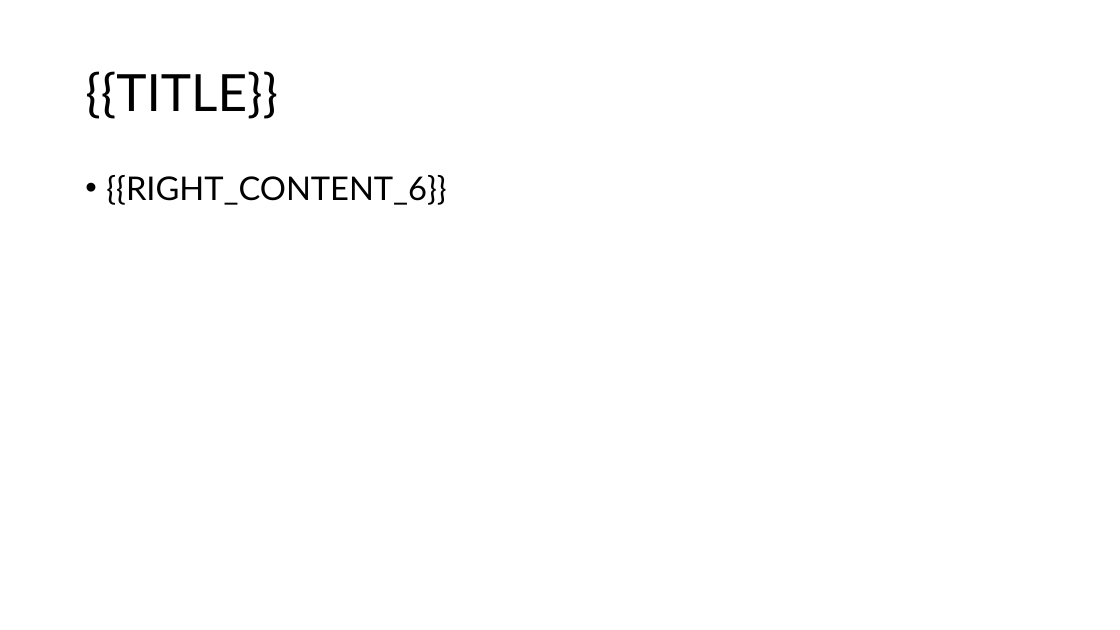
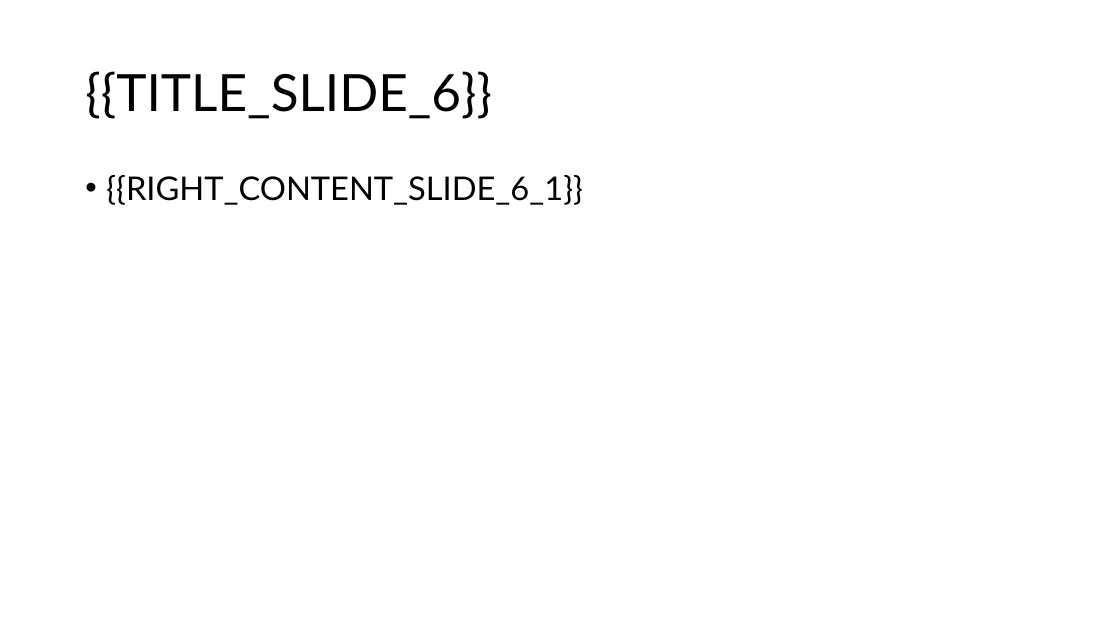
Before and after one commit to khuntAryan/Presentation_autoComplete, a slide deck: slide 6 of python-preprocessor/output/preprocessed.pptx. Drawn at 1120x630 pixels with LibreOffice and Linux fonts; fonts in the diff are those of the drawing. Boxes give left, top, right and bottom in pixels: in the first picture for what was removed or moved away, otherwise in the second. Text is boxed around its words. In the diff, an @@ line names an element or a change of style, - is before the commit and + after.

```diff
--- a/python-preprocessor/output/preprocessed.pptx
+++ b/python-preprocessor/output/preprocessed.pptx
@@ title at bbox=[85, 71, 492, 119]: text changed @@
-{{TITLE}}
+{{TITLE_SLIDE_6}}
@@ text at bbox=[106, 175, 583, 205]: text changed @@
-• {{RIGHT_CONTENT_6}}
+• {{RIGHT_CONTENT_SLIDE_6_1}}
```
Also in this commit, not shown: 5 other slides changed, 1 other file.
